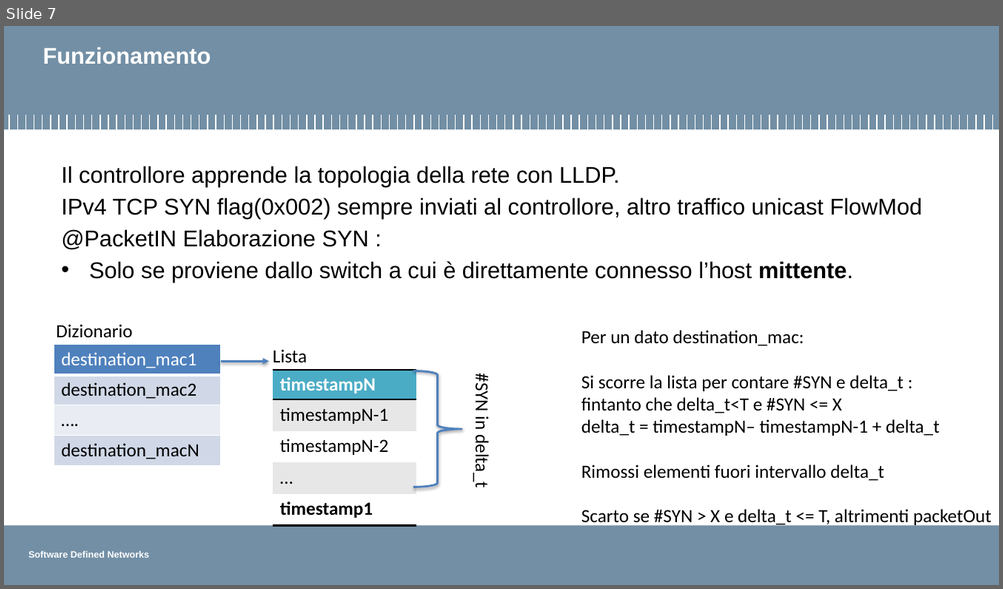
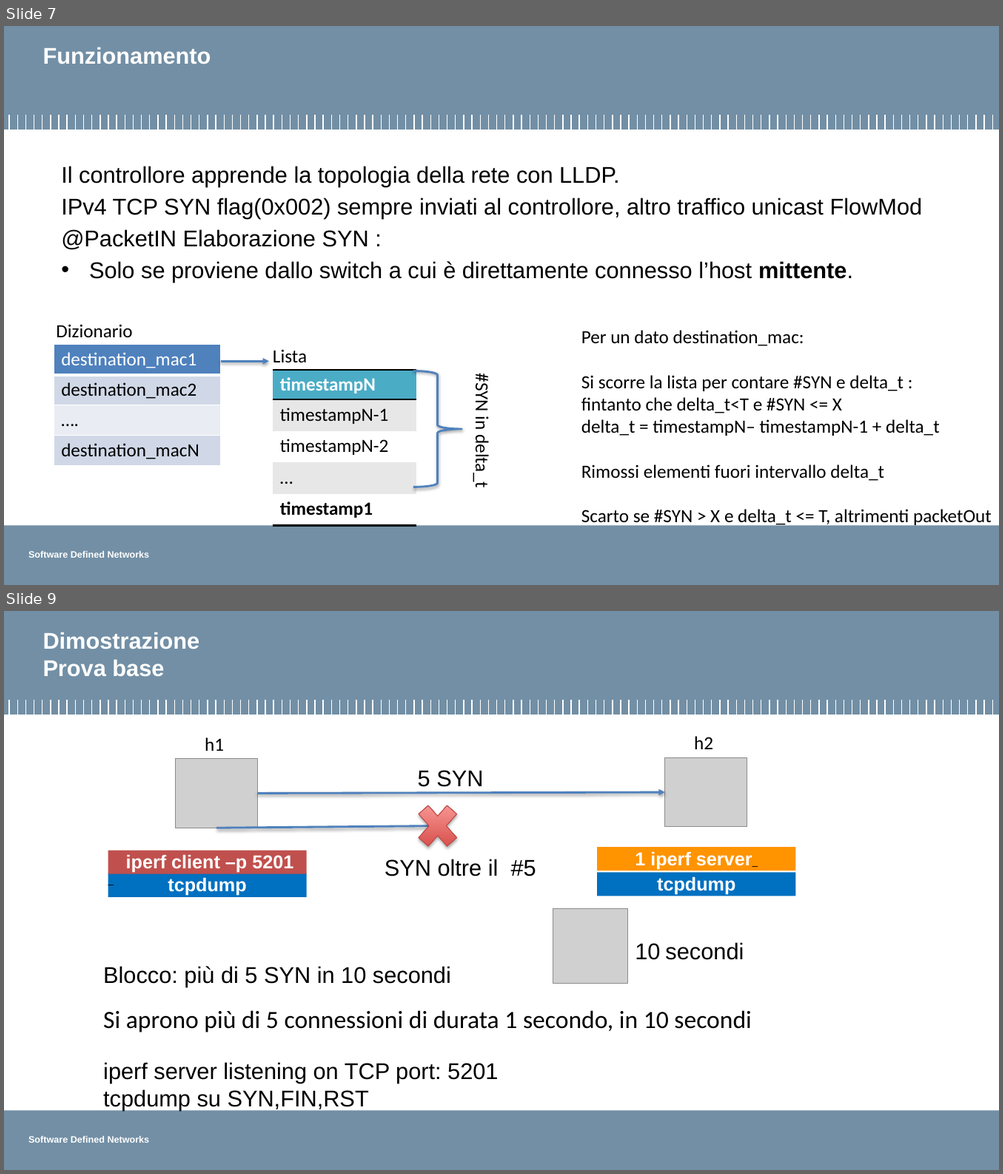
Before and after one commit to pierluigigrossi/progetto-SDN, a slide deck: intermedia8.pptx. Shown one above the other, each under a label of ours: slide 7 before the commit, slides 7 and 9 after it; the slides between them are not shown. The pictures are 1003x589 and 1003x1174 pixels, drawn with LibreOffice and Linux fonts; fonts in the diff are those of the drawing; grey boxes stand for pictures; background and template pictures are left out. Boxes give left, top, right and bottom in pixels: in the first picture for what was removed or moved away, otherwise in the second. Text is boxed around its words. In the diff, an @@ line names an element or a change of style, - is before the commit and + after.

```diff
--- a/intermedia8.pptx
+++ b/intermedia8.pptx
@@ slide 9 added at bbox=[4, 611, 999, 1170], background #FFFFFF; not listed: 123 template elements that a slide beside it also shows @@
@@ title added at bbox=[43, 632, 200, 676], 22 pt, text #FFFFFF, bold @@
+Dimostrazione
+Prova base
@@ text added at bbox=[205, 738, 224, 751], 18 pt, text #000000 @@
+h1
@@ text added at bbox=[694, 736, 713, 749], 18 pt, text #000000 @@
+h2
@@ picture added at bbox=[176, 759, 258, 828] @@
@@ picture added at bbox=[665, 758, 747, 827] @@
@@ text added at bbox=[418, 770, 483, 787], 22 pt, text #000000 @@
+5 SYN
@@ arrow added from (258, 793) to (665, 792), #4F81BD 2 pt @@
@@ cross added at bbox=[410, 795, 464, 857], fill gradient #D1403C to #FFA6A5, outline #BF4C48 0.75 pt @@
@@ arrow added from (216, 828) to (443, 826), #4F81BD 2 pt @@
@@ freeform shape added at bbox=[108, 851, 306, 874], fill #C0504D, 18 pt, text #FFFFFF, bold @@
+iperf client –p 5201
+_
@@ freeform shape added at bbox=[597, 848, 796, 871], fill #FF9300, 18 pt, text #FFFFFF, bold @@
+1 iperf server_
@@ freeform shape added at bbox=[108, 874, 306, 897], fill #0070C0, 18 pt, text #FFFFFF, bold @@
+tcpdump
@@ text added at bbox=[384, 859, 536, 877], 22 pt, text #000000 @@
+SYN oltre il #5
@@ freeform shape added at bbox=[597, 873, 796, 897], fill #0070C0, 18 pt, text #FFFFFF, bold @@
+tcpdump
@@ picture added at bbox=[553, 908, 628, 983] @@
@@ text added at bbox=[634, 943, 743, 960], 22 pt, text #000000 @@
+10 secondi
@@ text added at bbox=[103, 966, 451, 988], 22 pt, text #000000 @@
+Blocco: più di 5 SYN in 10 secondi
@@ text added at bbox=[103, 1011, 751, 1033], 24 pt, text #000000 @@
+Si aprono più di 5 connessioni di durata 1 secondo, in 10 secondi
@@ text added at bbox=[103, 1062, 498, 1111], 22 pt, text #000000 @@
+iperf server listening on TCP port: 5201
+tcpdump su SYN,FIN,RST
```
Also in this commit, not shown: 2 slides changed, 1 slide removed, 10 other files.
